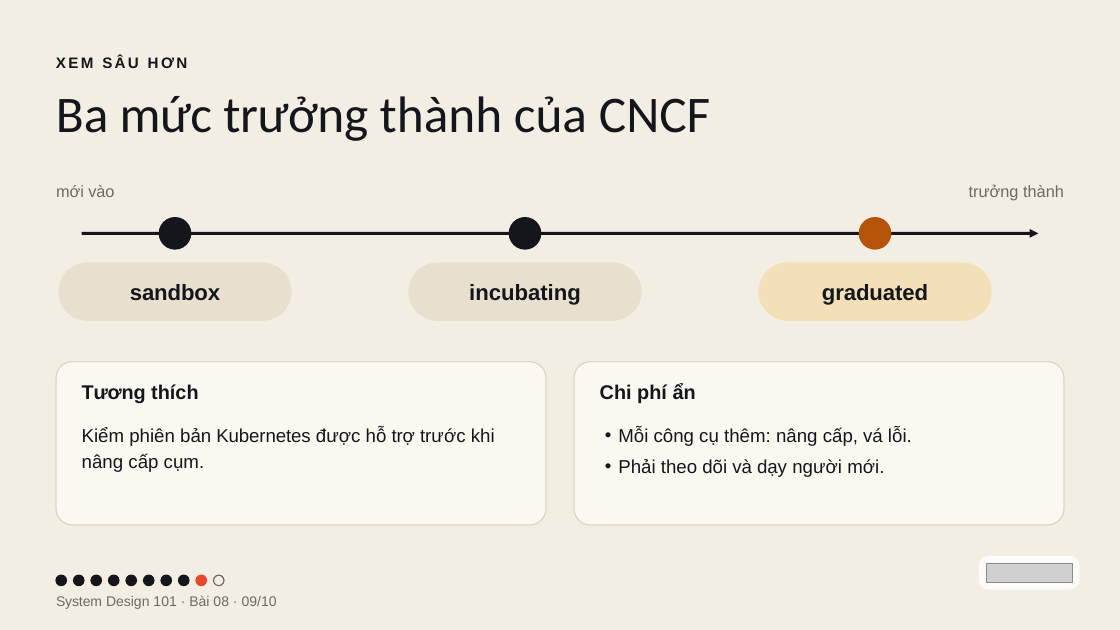
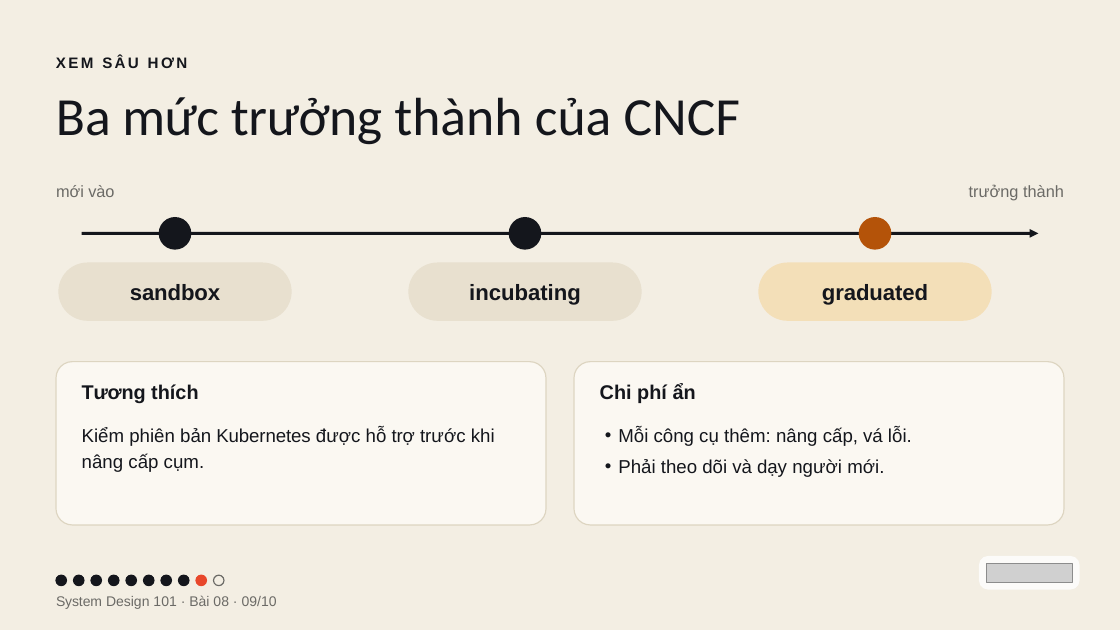
Before and after one commit to vohoailinh90/tool-marketing-studio, a slide deck: slide 9 of system-design-101/vi/lessons/sd-13-008/slides/sd-13-008.pptx. Drawn at 1120x630 pixels with LibreOffice and Linux fonts; fonts in the diff are those of the drawing; grey boxes stand for pictures. Boxes give left, top, right and bottom in pixels: in the first picture for what was removed or moved away, otherwise in the second. Text is boxed around its words. In the diff, an @@ line names an element or a change of style, - is before the commit and + after.

```diff
--- a/system-design-101/vi/lessons/sd-13-008/slides/sd-13-008.pptx
+++ b/system-design-101/vi/lessons/sd-13-008/slides/sd-13-008.pptx
@@ text "Ba mức trưởng thành của ..." at box(56, 97, 740, 145): size 66 to 69 pt; letter spacing -0.5 to -0.6 pt in "trưởng" @@
```
Also in this commit, not shown: 2 other slides changed, 4 other files.
